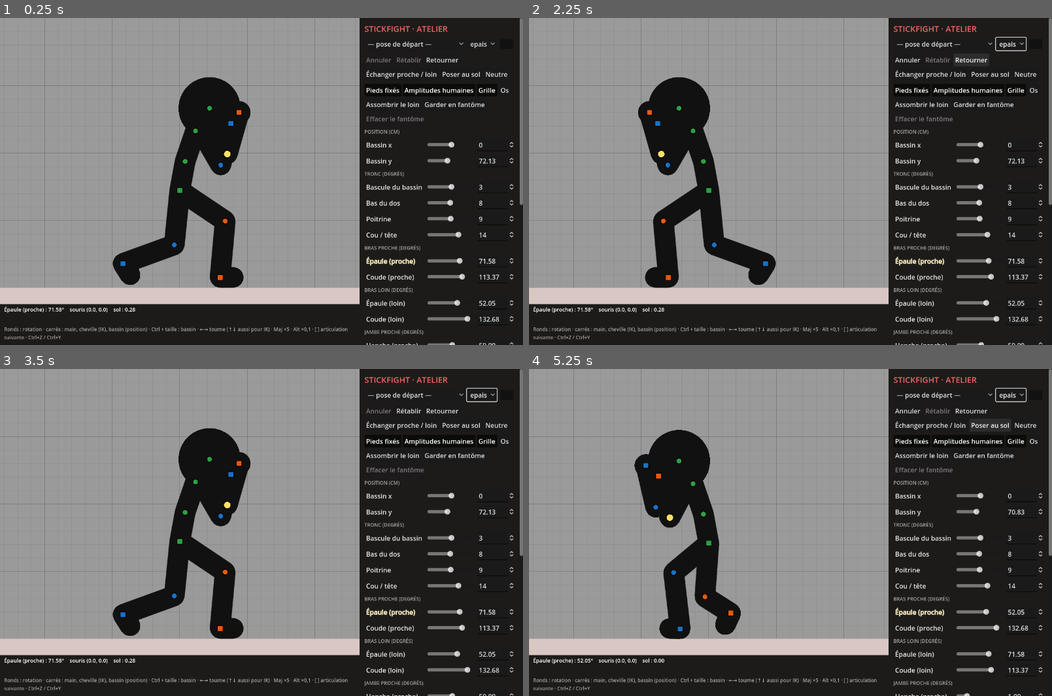
Above: before the commit, frames 1-4 (two rows, left to right).
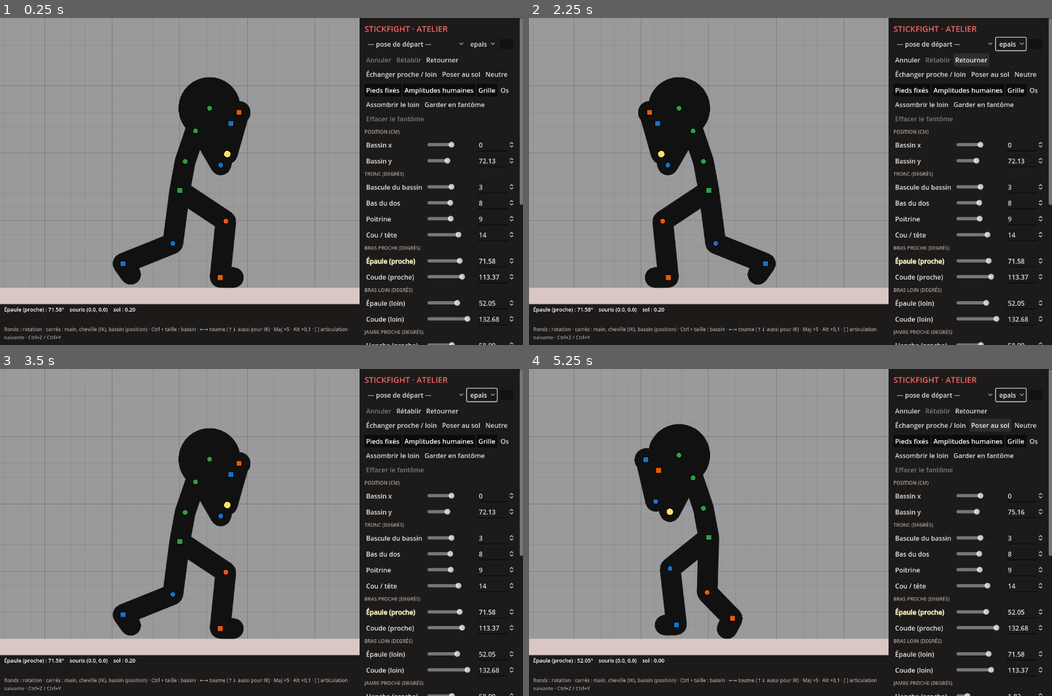
Above: after the commit, the same moments.

Repository: IzumiH2005/Testing
Game: Godot game, scene res://scenes/atelier.tscn
Two runs of this game, one before a commit and one after it. Both use one fixed random seed, a clock stepped at 60 frames per second and the inputs below.
Inputs:
- Up to frame 1 (0.25 s): no input
- Up to frame 2 (2.25 s): click "— pose de départ —" at 0.5 s; click "epais" at 1.25 s; click "Retourner" at 2 s
- Up to frame 3 (3.5 s): click "Annuler" at 2.75 s
- Up to frame 4 (5.25 s): click "Rétablir" at 3.5 s; click "Échanger proche / loin" at 4.25 s; click "Poser au sol" at 5 s

The runs differ from the first frame. In frame 1, 0.3% of the frame differs, in the area x 21-93%, y 52-100%; in frame 2, 0.3%; in frame 3, 0.3%; in frame 4, 1.8%, in the area x 20-95%, y 16-100%.

Commit message:
Revert "Squelette : vraie largeur des hanches (±9) et des épaules (±14), en profondeur seulement (invisible de profil, visible de face et de trois quarts) ; jambes qui partent de deux hanches, genoux vers l'avant, bras à côté du buste ; gardes recalées"
This reverts commit 0569ed298e5913bb8b2af596b4eb0948ee9a9c75.

Diff:
--- a/stickfight/poses/garde.json
+++ b/stickfight/poses/garde.json
@@ -13,32 +13,22 @@
     "foreF": 132.68,
     "armN": 71.58,
     "foreN": 113.37,
-    "thighF": 1.09,
-    "shinF": 62.79,
+    "thighF": 1.83,
+    "shinF": 57.85,
     "footF": 11.96,
-    "thighN": 59.09,
-    "shinN": 61.95,
+    "thighN": 58.09,
+    "shinN": 62.55,
     "footN": 5.48,
     "torsion": 4,
     "torsionBassin": 22,
-    "lacet": 0,
     "epauleN_av": 1,
     "epauleF_av": 1,
     "epauleN_haut": 4,
     "epauleF_haut": 4,
-    "root_p": 0,
-    "spineLow_p": 0,
-    "chest_p": 0,
-    "neck_p": 0,
     "armF_p": 3,
     "armN_p": -8,
-    "thighF_p": -13,
-    "footF_p": 0,
-    "thighN_p": 13,
-    "footN_p": 0,
-    "neck_r": 0,
-    "armF_r": 0,
-    "armN_r": 0,
+    "thighF_p": -12,
+    "thighN_p": 12,
     "thighF_r": -35,
     "thighN_r": -5
   }
--- a/stickfight/poses/garde_ouverte.json
+++ b/stickfight/poses/garde_ouverte.json
@@ -13,32 +13,21 @@
     "foreF": 127.66,
     "armN": 62.29,
     "foreN": 77.17,
-    "thighF": 1.09,
-    "shinF": 62.79,
+    "thighF": 1.83,
+    "shinF": 57.85,
     "footF": 11.96,
-    "thighN": 59.09,
-    "shinN": 61.95,
+    "thighN": 58.09,
+    "shinN": 62.55,
     "footN": 5.48,
     "torsion": 8,
     "torsionBassin": 22,
-    "lacet": 0,
     "epauleN_av": 2,
-    "epauleF_av": 0,
     "epauleN_haut": 2,
     "epauleF_haut": 2,
-    "root_p": 0,
-    "spineLow_p": 0,
-    "chest_p": 0,
-    "neck_p": 0,
     "armF_p": 4,
     "armN_p": -5,
-    "thighF_p": -13,
-    "footF_p": 0,
-    "thighN_p": 13,
-    "footN_p": 0,
-    "neck_r": 0,
-    "armF_r": 0,
-    "armN_r": 0,
+    "thighF_p": -12,
+    "thighN_p": 12,
     "thighF_r": -35,
     "thighN_r": -5
   }
--- a/stickfight/scripts/stick_rig.gd
+++ b/stickfight/scripts/stick_rig.gd
@@ -111,14 +111,8 @@
 ## Coude, genou : charnières. Ils ne plient que dans un plan (celui que donne
 ## la rotation du segment parent) : pas de profondeur propre.
 const CHARNIERES := ["foreN", "foreF", "shinN", "shinF"]
-## Largeur du corps, en profondeur seulement (voir solve) : demi-écart entre les deux
-## hanches et entre les deux épaules. Invisible de profil (le personnage garde ses membres
-## qui partent d'un seul point), visible de face et de trois quarts.
-const DEMI_HANCHES := 9.0
-const DEMI_EPAULES := 14.0
-## Angle neutre des cuisses vers l'intérieur : debout, les pieds sont un peu plus près
-## de l'axe que les hanches (thigh*_p se compte à partir de là).
-const LARGEUR_HANCHE := -3.0
+## Ouverture neutre de chaque cuisse (degrés) : remplace la largeur du bassin (voir solve).
+const LARGEUR_HANCHE := 4.0
 ## Limites des canaux 3D (degrés), par « canal:os sans côté ». Profondeur du
 ## bras : vers la caméra = abduction (bras écarté du corps, jusqu'à 90°), à
 ## l'opposé = adduction (bras qui passe devant le buste, 40°). Cuisse :
@@ -269,14 +263,6 @@
 			B = B * RX.call(-angle(p, "neck" + ROT))
 		basis[b.id] = B
 		var o3: Vector3 = tip[b.parent]
-		# Largeur du bassin et des épaules : dans le repère qui ne tourne qu'avec le
-		# lacet, donc purement en profondeur de profil (aucun effet à l'écran), et de
-		# côté quand le corps se tourne vers la caméra. Côté proche (N) = vers la caméra.
-		if b.id.begins_with("thigh") or b.id.begins_with("arm"):
-			var sgn: float = 1.0 if b.id.ends_with("N") else -1.0
-			var lat: Vector3 = RY.call(angle(p, "lacet")) * Vector3(0, 0, -1)
-			o3 = o3 + lat * sgn * (DEMI_HANCHES if b.id.begins_with("thigh") else DEMI_EPAULES)
-			base3[b.id] = o3
 		if b.id.begins_with("arm"):
 			# Omoplate : l'épaule avance (vers l'avant du thorax) ou monte.
 			var side: String = b.id.substr(3)
@@ -312,9 +298,9 @@
 	# demi-épaisseur du trait : le bras reste attaché au buste).
 	for side in ["N", "F"]:
 		joints["shoulder" + side] = W.call(base3["arm" + side])
-		joints["hip" + side] = W.call(base3["thigh" + side])
+		joints["hip" + side] = joints.hip
 		prof["shoulder" + side] = float(base3["arm" + side].z)
-		prof["hip" + side] = float(base3["thigh" + side].z)
+		prof["hip" + side] = prof.hip
 	return {"joints": joints, "prof": prof, "basis": basis, "world": world, "style": s, "facing": f, "head_r": r}
 
 
Not shown, changed: stickfight/analyses/anatomie.md
Not shown, changed: stickfight/analyses/gardes.md
